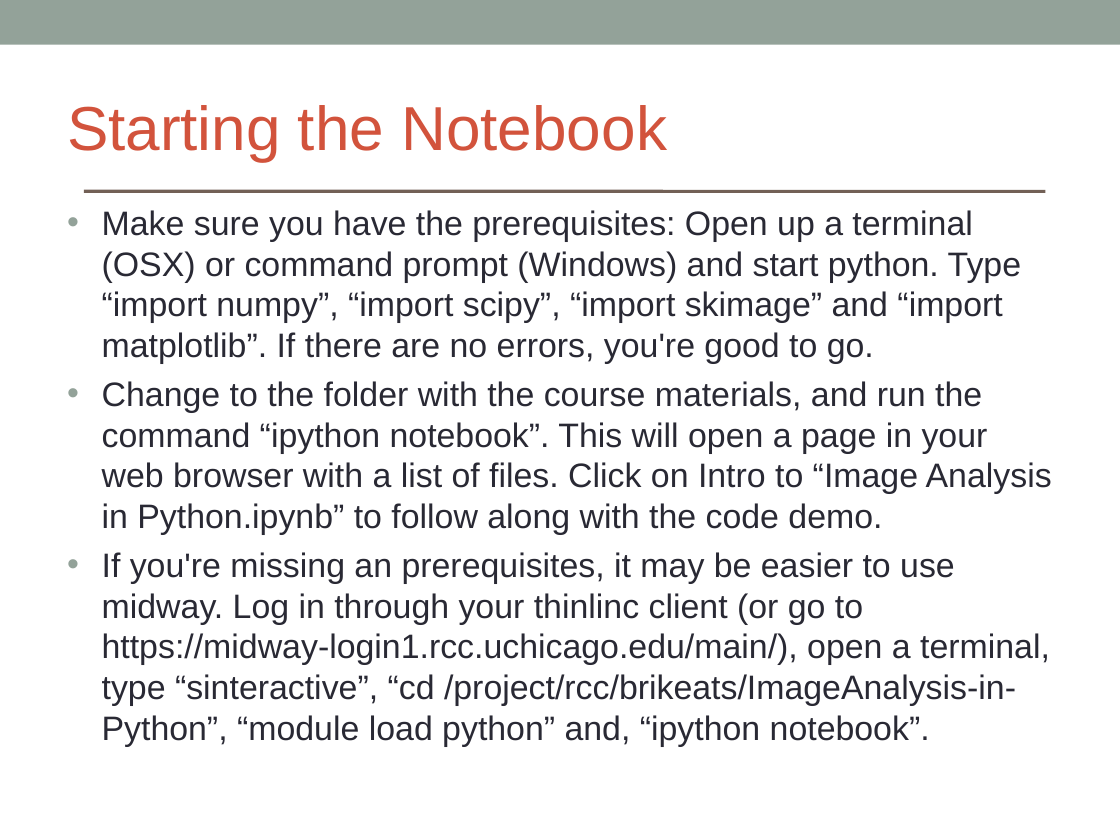
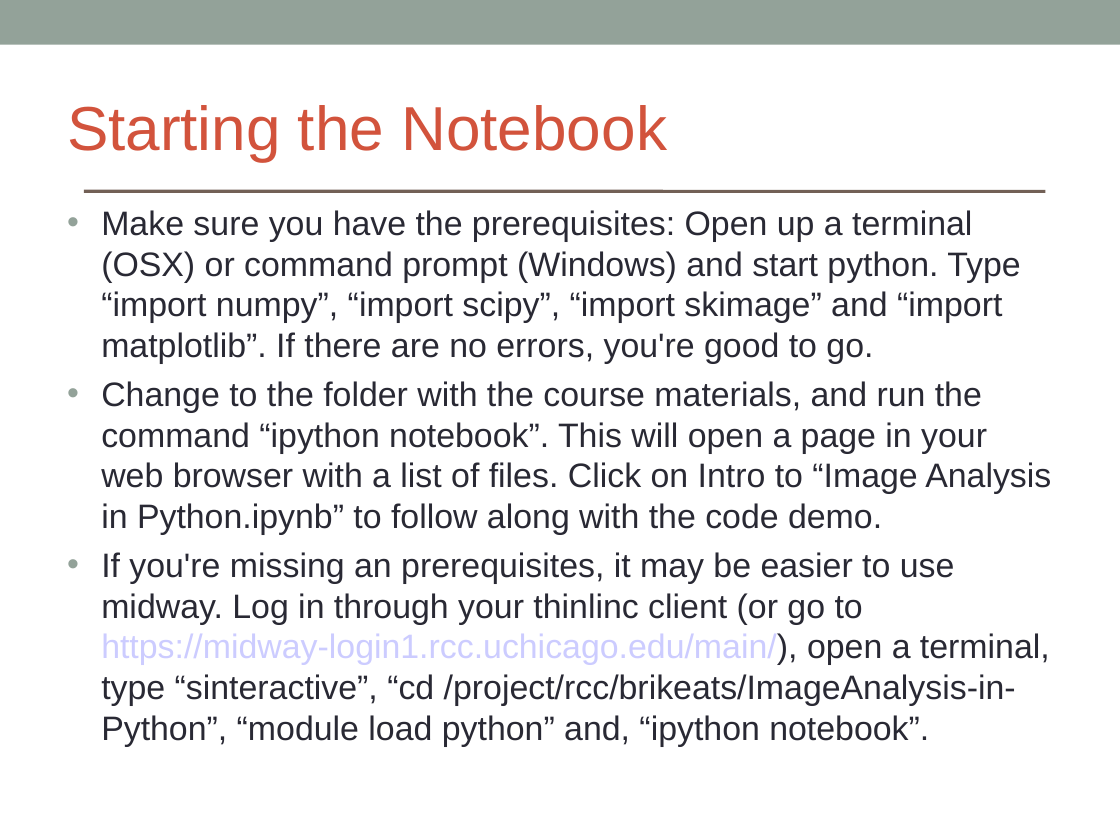
Before and after one commit to brikeats/Image-Analysis-in-Python, a slide deck: slide 3 of ImageAnalysisPython.ppt. Drawn at 1120x840 pixels with LibreOffice and Linux fonts; fonts in the diff are those of the drawing. Boxes give left, top, right and bottom in pixels: in the first picture for what was removed or moved away, otherwise in the second. Text is boxed around its words. In the diff, an @@ line names an element or a change of style, - is before the commit and + after.

```diff
--- a/ImageAnalysisPython.ppt
+++ b/ImageAnalysisPython.ppt
@@ text at (101, 552, 1050, 746): text colour #292934 to #CCCCFF in "https://midway-login1.rcc.uchicago.edu/main/)," @@
```
Also in this commit, not shown: 7 other slides changed.
